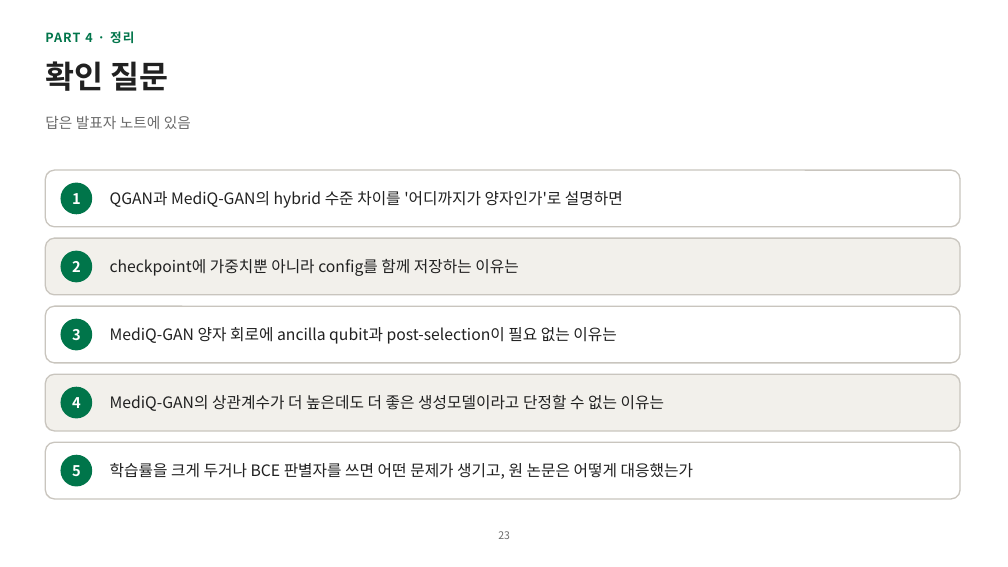
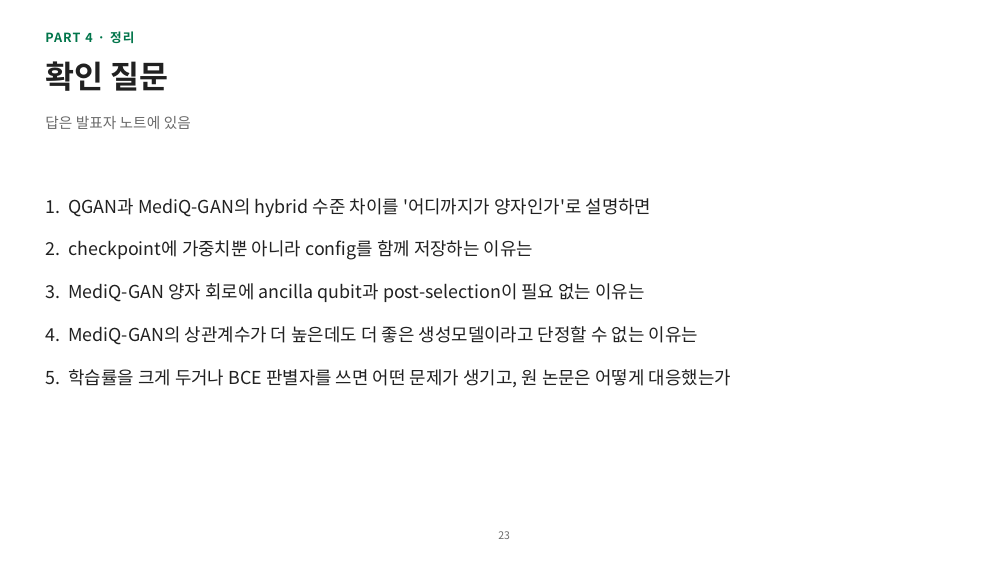
Before and after one commit to hyunhp/skin_disease_qml, a slide deck: slide 23 of practice/day3_slides/day3_practice_slides.pptx. Drawn at 1008x567 pixels with LibreOffice and Linux fonts; fonts in the diff are those of the drawing. Boxes give left, top, right and bottom in pixels: in the first picture for what was removed or moved away, otherwise in the second. Text is boxed around its words. In the diff, an @@ line names an element or a change of style, - is before the commit and + after.

```diff
--- a/practice/day3_slides/day3_practice_slides.pptx
+++ b/practice/day3_slides/day3_practice_slides.pptx
@@ rounded rectangle removed at [45, 170, 960, 227] @@
@@ text added at [45, 198, 731, 387], 17 pt, text #212121 @@
+1. QGAN과 MediQ-GAN의 hybrid 수준 차이를 '어디까지가 양자인가'로 설명하면
+2. checkpoint에 가중치뿐 아니라 config를 함께 저장하는 이유는
+3. MediQ-GAN 양자 회로에 ancilla qubit과 post-selection이 필요 없는 이유는
+4. MediQ-GAN의 상관계수가 더 높은데도 더 좋은 생성모델이라고 단정할 수 없는 이유는
+5. 학습률을 크게 두거나 BCE 판별자를 쓰면 어떤 문제가 생기고, 원 논문은 어떻게 대응했는가
@@ ellipse removed at [60, 183, 92, 215] @@
@@ text removed at [72, 193, 81, 204] @@
-1
@@ text removed at [110, 191, 623, 208] @@
-QGAN과 MediQ-GAN의 hybrid 수준 차이를 '어디까지가 양자인가'로 설명하면
@@ rounded rectangle removed at [45, 238, 960, 295] @@
@@ ellipse removed at [60, 250, 92, 282] @@
@@ text removed at [72, 261, 81, 272] @@
-2
@@ text removed at [110, 259, 518, 276] @@
-checkpoint에 가중치뿐 아니라 config를 함께 저장하는 이유는
@@ rounded rectangle removed at [45, 306, 960, 363] @@
@@ ellipse removed at [60, 318, 92, 350] @@
@@ text removed at [72, 329, 81, 340] @@
-3
@@ text removed at [110, 327, 616, 344] @@
-MediQ-GAN 양자 회로에 ancilla qubit과 post-selection이 필요 없는 이유는
@@ rounded rectangle removed at [45, 374, 960, 431] @@
@@ ellipse removed at [60, 387, 92, 419] @@
@@ text removed at [72, 397, 81, 408] @@
-4
@@ text removed at [110, 395, 664, 411] @@
-MediQ-GAN의 상관계수가 더 높은데도 더 좋은 생성모델이라고 단정할 수 없는 이유는
@@ rounded rectangle removed at [45, 442, 960, 499] @@
@@ ellipse removed at [60, 454, 92, 486] @@
@@ text removed at [72, 465, 81, 476] @@
-5
@@ text removed at [110, 463, 693, 479] @@
-학습률을 크게 두거나 BCE 판별자를 쓰면 어떤 문제가 생기고, 원 논문은 어떻게 대응했는가
```
Also in this commit, not shown: 20 other slides changed, 3 other files.
